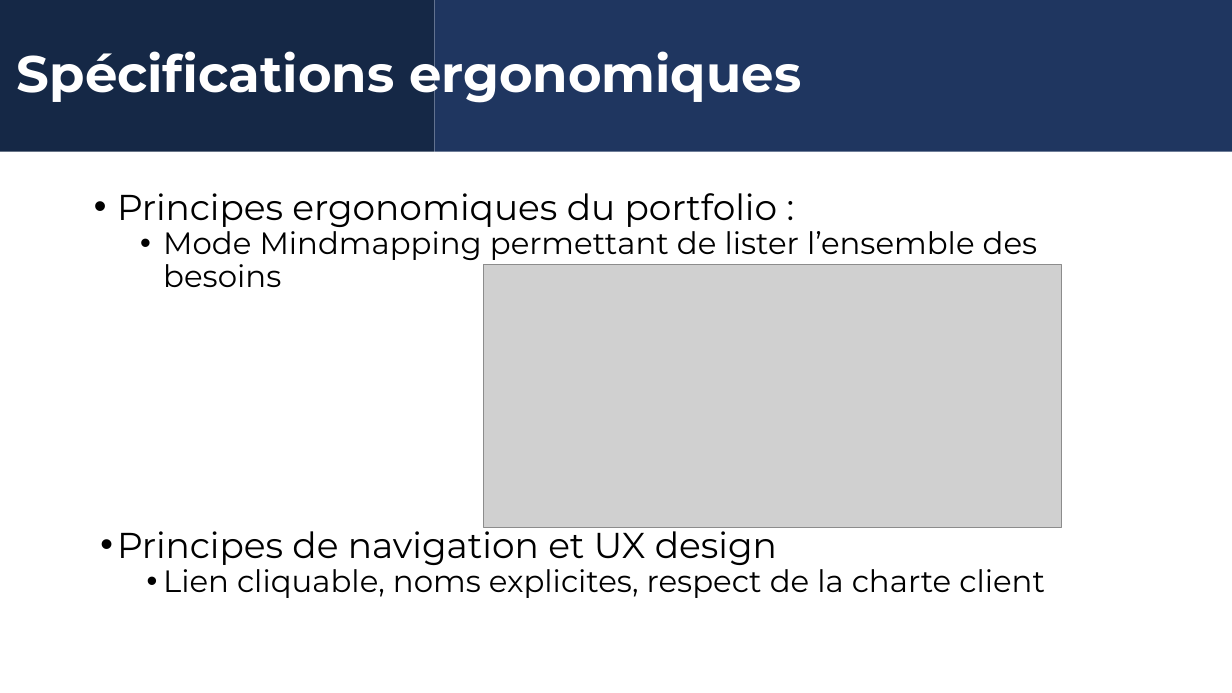
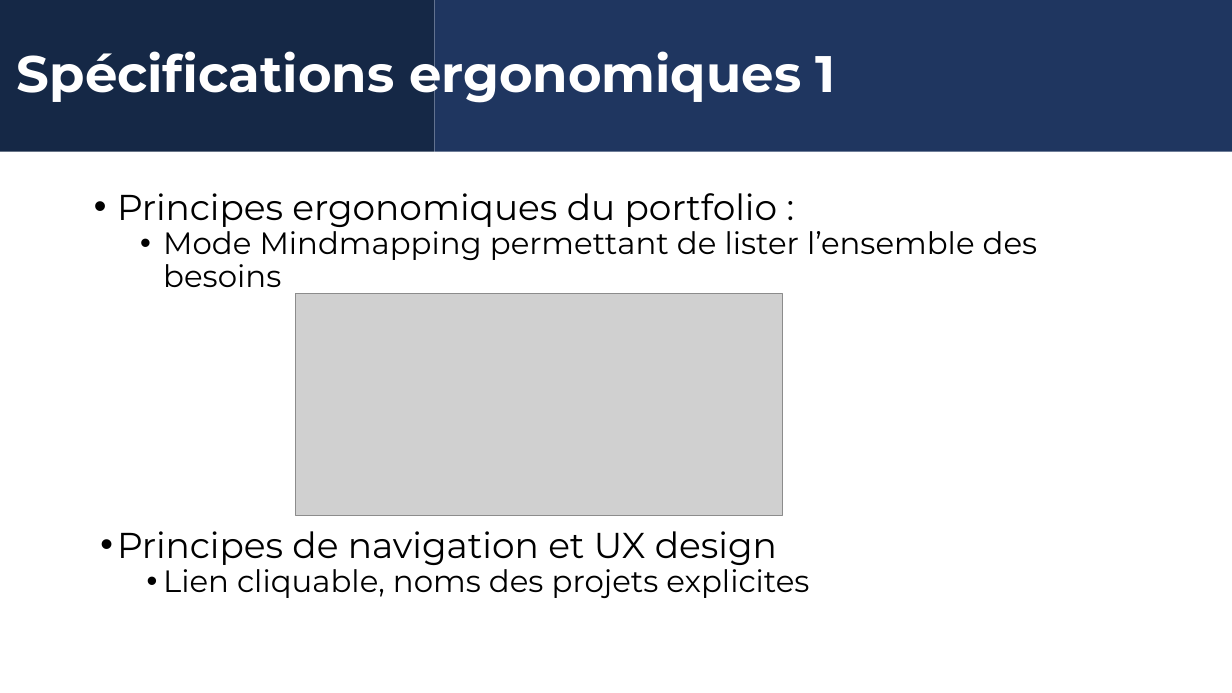
Before and after one commit to Rom1du62/rom1du62.github.io, a slide deck: slide 6 of Realisation_portfolio/Cahier des charges.pptx. Drawn at 1232x693 pixels with LibreOffice and Linux fonts; fonts in the diff are those of the drawing; grey boxes stand for pictures; background and template pictures are left out. Boxes give left, top, right and bottom in pixels: in the first picture for what was removed or moved away, otherwise in the second. Text is boxed around its words. In the diff, an @@ line names an element or a change of style, - is before the commit and + after.

```diff
--- a/Realisation_portfolio/Cahier des charges.pptx
+++ b/Realisation_portfolio/Cahier des charges.pptx
@@ title at (x1=17, y1=42, x2=836, y2=104): text changed @@
-Spécifications ergonomiques
+Spécifications ergonomiques 1
@@ picture resized from (x1=484, y1=264, x2=1062, y2=528) to (x1=296, y1=294, x2=783, y2=516) @@
@@ text at (x1=163, y1=562, x2=809, y2=598): text changed @@
-  • Lien cliquable, noms explicites, respect de la charte client
+  • Lien cliquable, noms des projets explicites
```
Also in this commit, not shown: 5 other slides changed, 6 other files.
